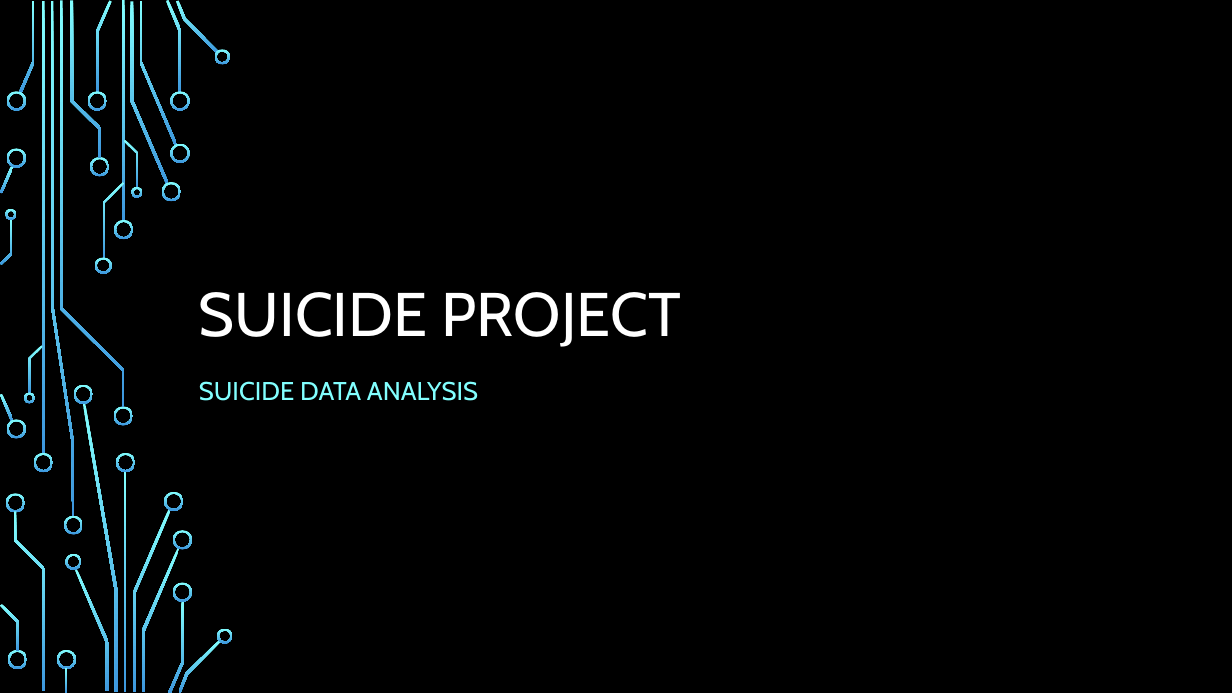
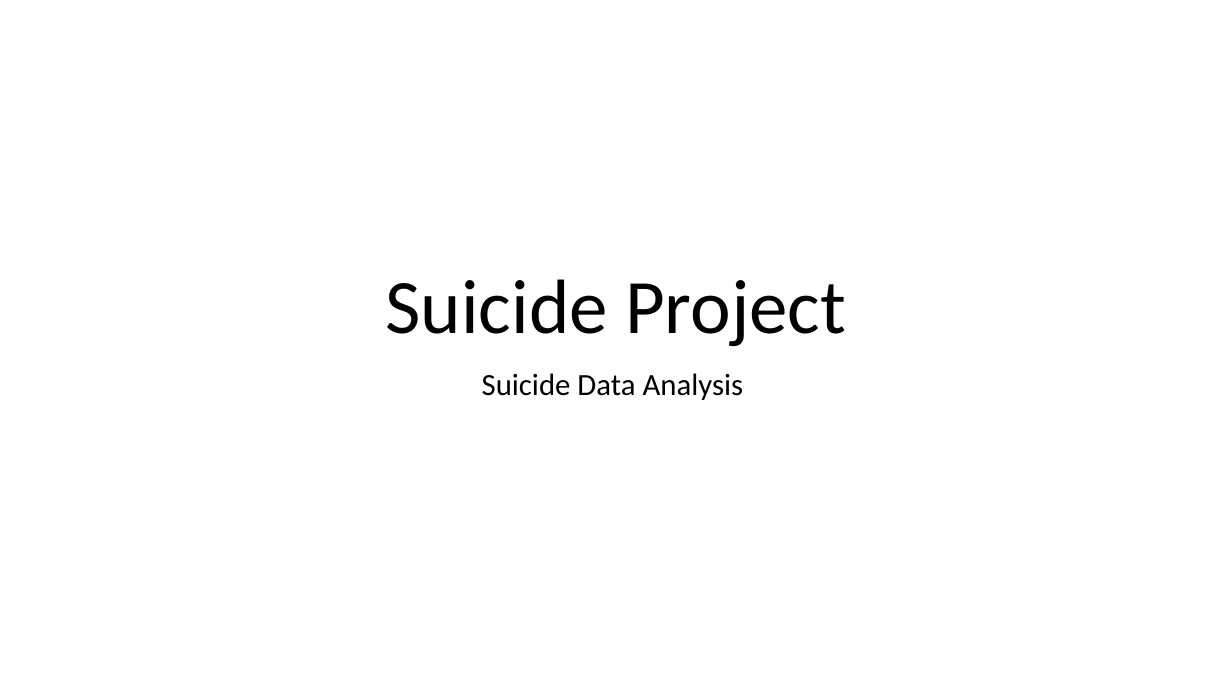
Before and after one commit to mguner-data/Global_Suicide_Data_Analysis, a slide deck: slide 1 of AL_Final_Presentation.pptx. Drawn at 1232x693 pixels with LibreOffice and Linux fonts; fonts in the diff are those of the drawing; background and template pictures are left out. Boxes give left, top, right and bottom in pixels: in the first picture for what was removed or moved away, otherwise in the second. Text is boxed around its words. In the diff, an @@ line names an element or a change of style, - is before the commit and + after.

```diff
--- a/AL_Final_Presentation.pptx
+++ b/AL_Final_Presentation.pptx
@@ background picture (left out) to #FFFFFF @@
@@ title at [385, 279, 846, 347]: text changed; size 48 to 60 pt; font Cabin to Calibri; text colour #FFFFFF to #000000 @@
-SUICIDE PROJECT
+Suicide Project
@@ subtitle at [482, 373, 744, 400]: text changed; size 20 to 24 pt; font Cabin to Calibri; text colour #82FFFF to #000000 @@
-SUICIDE DATA ANALYSIS
+Suicide Data Analysis
@@ group removed at [0, 0, 233, 693]: 50 freeform shapes, 4 rectangles @@
```
Also in this commit, not shown: 8 other slides changed, 2 slides added.
